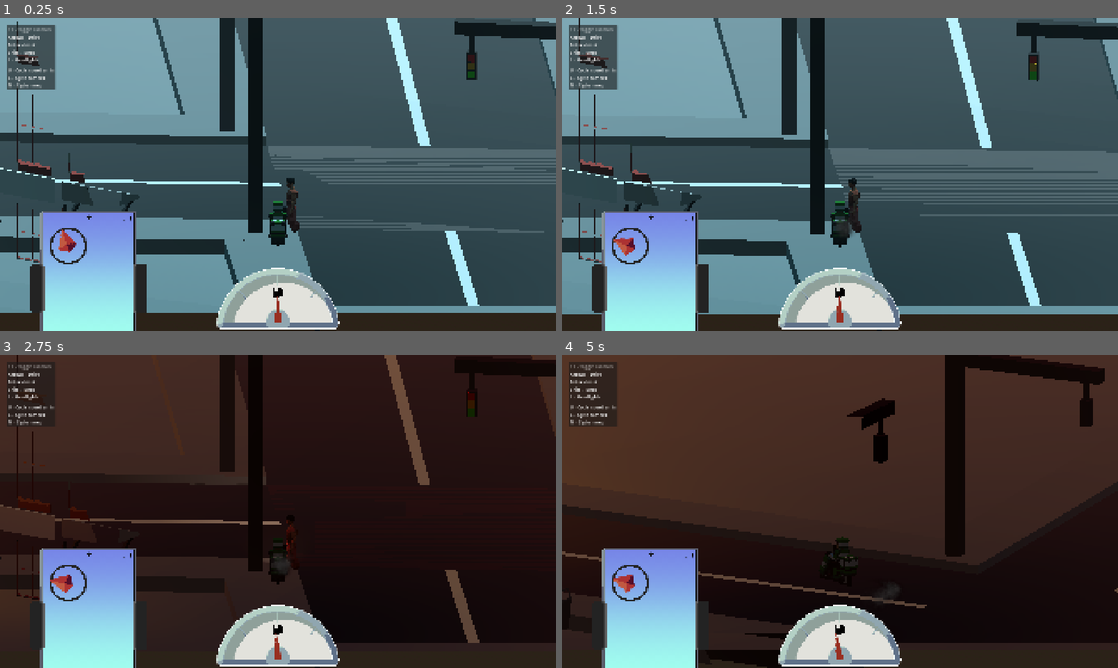
Above: before the commit, frames 1-4 (two rows, left to right).
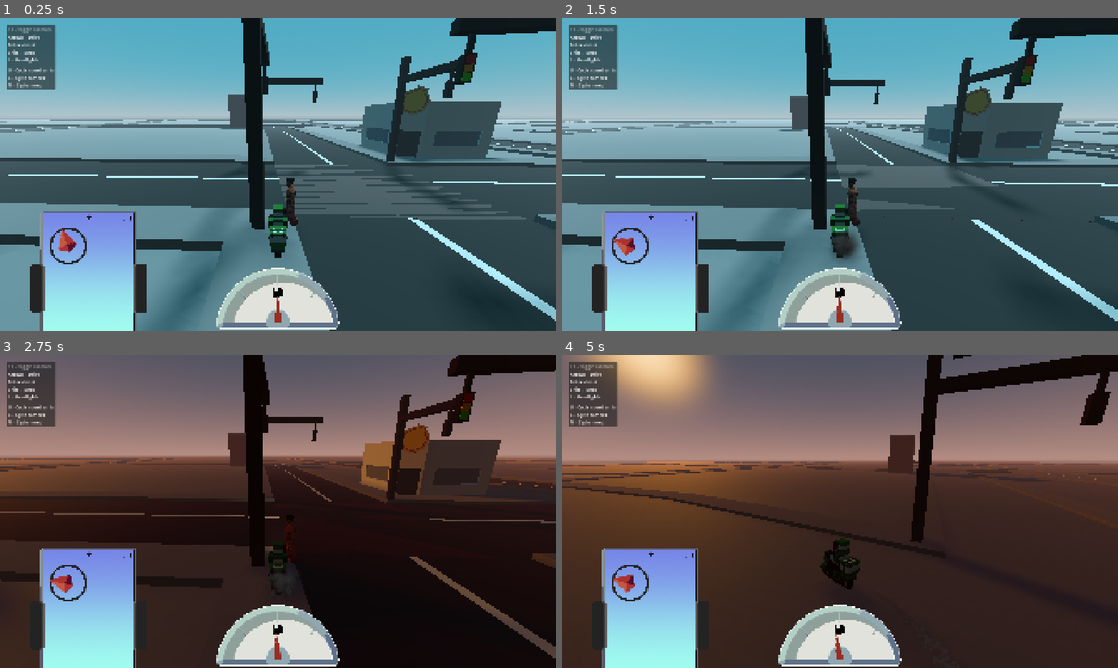
Above: after the commit, the same moments.

Repository: aunpyz0/gig
Game: Godot game, scene res://town/town_scene.tscn
Same seed, same stepped clock (60 frames per second), same inputs: the game is played once before the commit and once after it.
Inputs (mouse positions are in pixels of both pictures, inside the frame that each line leads up to):
- Up to frame 1 (0.25 s): no input
- Up to frame 2 (1.5 s): move the mouse to (962, 158) at 0.52 s; hold D (turn_right) 0.53-1.28 s; hold Shift (boost) 0.53-1.28 s; click (962, 158) at 0.67 s; move the mouse to (728, 190) at 1.27 s; hold Escape (back) from 1.28 s (still down); tap C (cycle_camera) at 1.35 s
- Up to frame 3 (2.75 s): move the mouse to (333, 442) at 2.02 s; release Escape (back) at 2.03 s; hold D (turn_right) from 2.03 s (still down); hold M (cycle_mood) from 2.03 s (still down)
- Up to frame 4 (5 s): move the mouse to (812, 574) at 2.77 s; release D (turn_right) at 2.78 s; release M (cycle_mood) at 2.78 s; hold W (accelerate) 2.78-3.53 s; tap H (honk) at 2.85 s; click (812, 574) at 2.92 s; move the mouse to (1006, 558) at 3.52 s; hold L (toggle_headlights) 3.53-4.28 s; hold A (turn_left) from 3.53 s (still down); move the mouse to (673, 464) at 4.27 s; tap Shift (boost) at 4.35 s

The runs differ from the first frame. In frame 1, 52% of the frame differs, in the area x 0-100%, y 0-100%; in frame 2, 51%; in frame 3, 45%; in frame 4, 66%.

Commit message:
Add tree assets

Diff:
--- a/town/city.tscn
+++ b/town/city.tscn
@@ -70,7 +70,7 @@
 shape = SubResource("BoxShape3D_6mxs4")
 
 [node name="Ground" type="MeshInstance3D" parent="." unique_id=18303914]
-transform = Transform3D(1, 0, 0, 0, 1, 0, 0, 0, 1, -35.703, -0.666, 24.107)
+transform = Transform3D(1, 0, 0, 0, 1, 0, 0, 0, 1, -35.703, -0.5301058, 24.107)
 mesh = SubResource("BoxMesh_37rd0")
 
 [node name="Buildings" type="Node3D" parent="." unique_id=1939445849]
--- /dev/null
+++ b/town/props/models/tree 1.png.tres
@@ -0,0 +1,13 @@
+[gd_resource type="StandardMaterial3D" format=3 uid="uid://bvo87qxb15as2"]
+
+[ext_resource type="Texture2D" uid="uid://b8q7jg0bt7nre" path="res://town/props/models/tree 1.png" id="1_1uu6i"]
+
+[resource]
+resource_name = "tree 1.png"
+transparency = 2
+alpha_scissor_threshold = 0.5
+alpha_antialiasing_mode = 0
+vertex_color_use_as_albedo = true
+albedo_texture = ExtResource("1_1uu6i")
+emission_enabled = true
+texture_filter = 0
--- /dev/null
+++ b/town/props/models/tree 2.png.tres
@@ -0,0 +1,13 @@
+[gd_resource type="StandardMaterial3D" format=3 uid="uid://b8fug5s70gl6n"]
+
+[ext_resource type="Texture2D" uid="uid://dh4pwm3188vhl" path="res://town/props/models/tree 2.png" id="1_c2sqs"]
+
+[resource]
+resource_name = "tree 2.png"
+transparency = 2
+alpha_scissor_threshold = 0.5
+alpha_antialiasing_mode = 0
+vertex_color_use_as_albedo = true
+albedo_texture = ExtResource("1_c2sqs")
+emission_enabled = true
+texture_filter = 0
--- /dev/null
+++ b/town/props/models/tree 3.png.tres
@@ -0,0 +1,13 @@
+[gd_resource type="StandardMaterial3D" format=3 uid="uid://nw5e2q71s3u7"]
+
+[ext_resource type="Texture2D" uid="uid://tx10bd53tdqv" path="res://town/props/models/tree 3.png" id="1_cd754"]
+
+[resource]
+resource_name = "tree 3.png"
+transparency = 2
+alpha_scissor_threshold = 0.5
+alpha_antialiasing_mode = 0
+vertex_color_use_as_albedo = true
+albedo_texture = ExtResource("1_cd754")
+emission_enabled = true
+texture_filter = 0
--- /dev/null
+++ b/town/props/tree_1.tscn
@@ -0,0 +1,21 @@
+[gd_scene format=3 uid="uid://c6ajan0xdi8ij"]
+
+[ext_resource type="PackedScene" uid="uid://bdvj4l77f6ihs" path="res://town/props/models/tree 1.fbx" id="1_l16w4"]
+
+[sub_resource type="BoxShape3D" id="BoxShape3D_g0rel"]
+size = Vector3(0.37878418, 2.0525208, 0.36047363)
+
+[sub_resource type="BoxShape3D" id="BoxShape3D_1dv74"]
+size = Vector3(3.5029907, 2.6879883, 3.8953857)
+
+[node name="tree 1" unique_id=1298103443 instance=ExtResource("1_l16w4")]
+
+[node name="StaticBody3D" type="StaticBody3D" parent="." index="7" unique_id=312829453]
+
+[node name="CollisionShape3D" type="CollisionShape3D" parent="StaticBody3D" index="0" unique_id=658086751]
+transform = Transform3D(1, 0, 0, 0, 1, 0, 0, 0, 1, 0.0018920898, 1.0219269, -0.0038452148)
+shape = SubResource("BoxShape3D_g0rel")
+
+[node name="CollisionShape3D2" type="CollisionShape3D" parent="StaticBody3D" index="1" unique_id=1891354898]
+transform = Transform3D(1, 0, 0, 0, 1, 0, 0, 0, 1, 0.07376099, 3.2103918, 0.010559082)
+shape = SubResource("BoxShape3D_1dv74")
--- /dev/null
+++ b/town/props/tree_2.tscn
@@ -0,0 +1,21 @@
+[gd_scene format=3 uid="uid://cgbcjokl6rmjl"]
+
+[ext_resource type="PackedScene" uid="uid://civbyw0ev7yh6" path="res://town/props/models/tree 2.fbx" id="1_8jxil"]
+
+[sub_resource type="BoxShape3D" id="BoxShape3D_g0rel"]
+size = Vector3(0.3831787, 1.9519043, 0.38330078)
+
+[sub_resource type="BoxShape3D" id="BoxShape3D_1dv74"]
+size = Vector3(3.503357, 3.9041748, 3.8691406)
+
+[node name="tree 2" unique_id=2064920805 instance=ExtResource("1_8jxil")]
+
+[node name="StaticBody3D" type="StaticBody3D" parent="." index="12" unique_id=782259161]
+
+[node name="CollisionShape3D" type="CollisionShape3D" parent="StaticBody3D" index="0" unique_id=395202519]
+transform = Transform3D(1, 0, 0, 0, 1, 0, 0, 0, 1, -0.00030517578, 0.9786377, 0.0007324219)
+shape = SubResource("BoxShape3D_g0rel")
+
+[node name="CollisionShape3D2" type="CollisionShape3D" parent="StaticBody3D" index="1" unique_id=1878902316]
+transform = Transform3D(1, 0, 0, 0, 1, 0, 0, 0, 1, 0.069488525, 3.8487651, 0.0029296875)
+shape = SubResource("BoxShape3D_1dv74")
--- /dev/null
+++ b/town/props/tree_3.tscn
@@ -0,0 +1,21 @@
+[gd_scene format=3 uid="uid://dsh3yi5kx7tga"]
+
+[ext_resource type="PackedScene" uid="uid://cplurqn1teh8n" path="res://town/props/models/tree 3.fbx" id="1_x2ei5"]
+
+[sub_resource type="BoxShape3D" id="BoxShape3D_g0rel"]
+size = Vector3(0.25610352, 1.7497559, 0.25238037)
+
+[sub_resource type="BoxShape3D" id="BoxShape3D_x2ei5"]
+size = Vector3(2.249878, 3.522583, 2.25)
+
+[node name="tree 3" unique_id=571963282 instance=ExtResource("1_x2ei5")]
+
+[node name="StaticBody3D" type="StaticBody3D" parent="." index="7" unique_id=1525143839]
+
+[node name="CollisionShape3D" type="CollisionShape3D" parent="StaticBody3D" index="0" unique_id=37176275]
+transform = Transform3D(1, 0, 0, 0, 1, 0, 0, 0, 1, 0.00061035156, 0.87854004, -0.00033569336)
+shape = SubResource("BoxShape3D_g0rel")
+
+[node name="CollisionShape3D2" type="CollisionShape3D" parent="StaticBody3D" index="1" unique_id=288047529]
+transform = Transform3D(1, 0, 0, 0, 1, 0, 0, 0, 1, -0.070373535, 3.5041916, 0.0126953125)
+shape = SubResource("BoxShape3D_x2ei5")
--- a/vehicles/car_base.tscn
+++ b/vehicles/car_base.tscn
@@ -145,9 +145,7 @@
 transform = Transform3D(1, 0, 0, 0, 1, 0, 0, 0, 1, 0, 1.97449, 0)
 
 [node name="Camera3D" type="Camera3D" parent="Body/CameraBase" unique_id=1453725238]
-transform = Transform3D(-1, 7.549529e-08, -1.307677e-07, 2.6904061e-08, 0.9412631, 0.33767408, 1.4857962e-07, 0.33767408, -0.9412631, -9.183217e-05, 2.7783108, -5.2073765)
-projection = 1
-fov = 74.0
+transform = Transform3D(-1, 7.549529e-08, -1.307677e-07, 2.6904061e-08, 0.9412631, 0.33767408, 1.4857962e-07, 0.33767408, -0.9412631, -9.248794e-05, 3.5836, -8.140681)
 size = 8.300103
 near = 0.001
 script = ExtResource("4_6igu8")
Not shown, added: town/props/models/tree 1.fbx
Not shown, added: town/props/models/tree 1.fbx.import
Binary file added: town/props/models/tree 1.png
Not shown, added: town/props/models/tree 1.png.import
Not shown, added: town/props/models/tree 2.fbx
Not shown, added: town/props/models/tree 2.fbx.import
Binary file added: town/props/models/tree 2.png
Not shown, added: town/props/models/tree 2.png.import
Not shown, added: town/props/models/tree 3.fbx
Not shown, added: town/props/models/tree 3.fbx.import
Binary file added: town/props/models/tree 3.png
Not shown, added: town/props/models/tree 3.png.import
